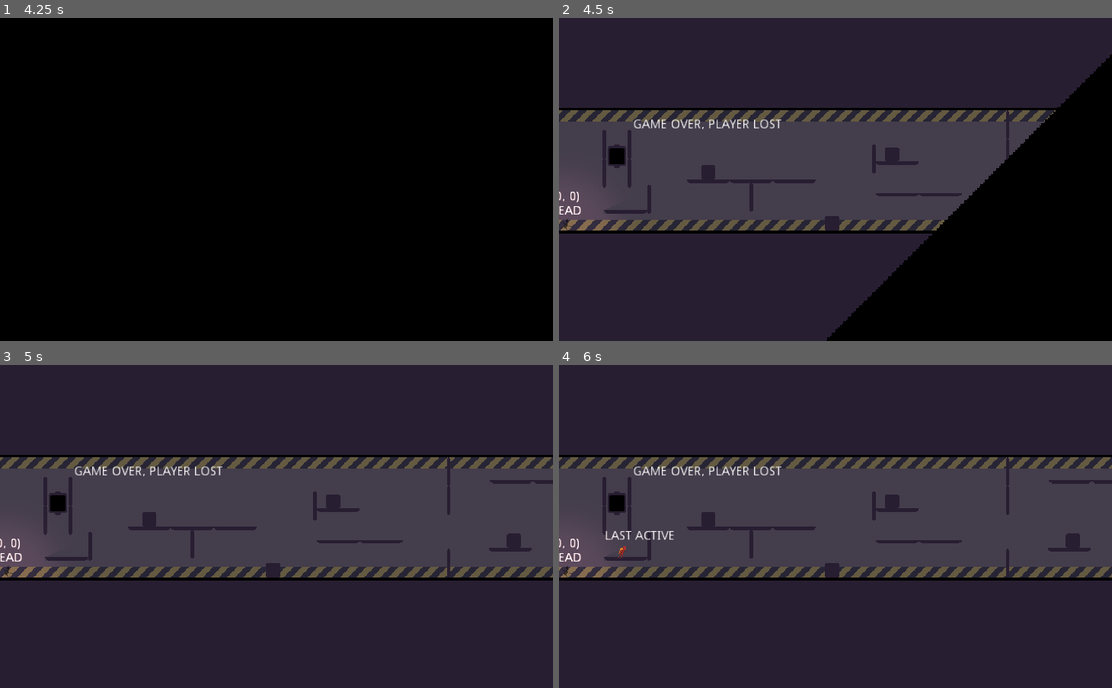
Above: before the commit, frames 1-4 (two rows, left to right).
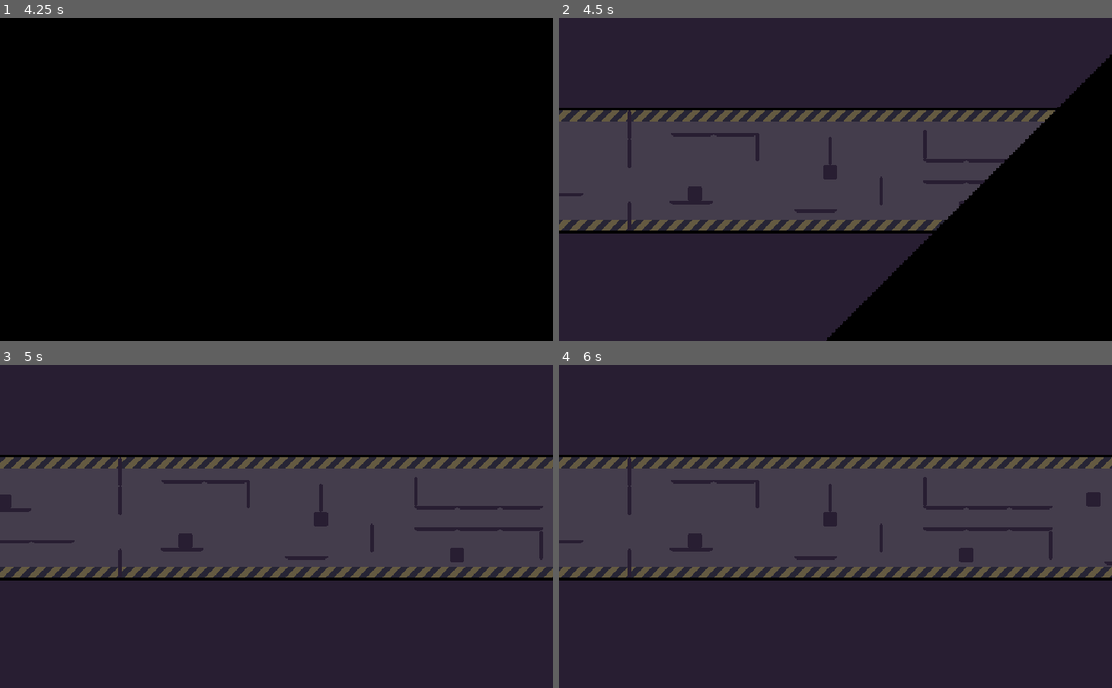
Above: after the commit, the same moments.

Repository: Wes-Ray/Jetpack-Jaywalker
Game: Godot game, scene res://Level.tscn
Two runs of this game, one before a commit and one after it. Both use one fixed random seed, a clock stepped at 60 frames per second and the inputs below.
Inputs (mouse positions are in pixels of both pictures, inside the frame that each line leads up to):
- Up to frame 1 (4.25 s): move the mouse to (398, 163) at 0.52 s; hold D (move_right) 0.53-2.03 s; click (398, 163) at 0.6 s; tap Space (move_jump) at 0.77, 1.52, 3.02, 3.77 s; move the mouse to (165, 195) at 1.27 s; click (165, 195) at 1.35 s; move the mouse to (331, 108) at 2.02 s; hold A (move_left) 2.03-2.78 s; click (331, 108) at 2.1 s; move the mouse to (248, 244) at 2.77 s; hold D (move_right) from 2.78 s (still down); click (248, 244) at 2.85 s; tap Enter at 3.5 s; move the mouse to (442, 227) at 3.52 s; click (442, 227) at 3.6 s
- Up to frame 2 (4.5 s): tap Space (move_jump) at 4.25 s; move the mouse to (669, 131) at 4.27 s; release D (move_right) at 4.28 s; hold A (move_left) from 4.28 s (still down); click (669, 131) at 4.35 s
- Up to frame 3 (5 s): keep holding A (move_left); tap Space (move_jump) at 4.52 s
- Up to frame 4 (6 s): move the mouse to (863, 526) at 5.02 s; release A (move_left) at 5.03 s; hold D (move_right) 5.03-5.78 s; click (863, 526) at 5.1 s; move the mouse to (752, 445) at 5.77 s; hold A (move_left) from 5.78 s (still down); click (752, 445) at 5.85 s

Frame 1 is identical in both runs. In frame 2, 7.7% of the frame differs, in the area x 0-90%, y 28-66%; in frame 3, 9.0%; in frame 4, 10%, in the area x 0-100%, y 28-66%.

Commit message:
added for game over as well

Diff:
--- a/Defense/Defense.gd
+++ b/Defense/Defense.gd
@@ -8,6 +8,8 @@
 onready var wipe_goal: Position2D = $WipeGoal
 onready var unwipe_goal: Position2D = $UnwipeGoal
 onready var current_wiper_goal: Vector2 = $WipeGoal.position
+
+var velocity := Vector2.ZERO
 
 # trap preloads, in a list for random selection
 const preloads := [
@@ -30,16 +32,22 @@
 	camera.current = true
 
 
+func reset_defense_camera() -> void:
+	self.position.x = 550
+
+
 func activate_defense() -> void:
 	unwipe()
 
 	# generate new trap
 	var rand_i = randi() % len(preloads)
 	var new_trap = preloads[rand_i].instance()
-	add_child(new_trap)
+	get_tree().get_current_scene().add_child(new_trap)
 
 #	new_trap.z_index = 3
 	active_trap = new_trap
+
+	reset_defense_camera()
 
 	active = true
 
@@ -49,6 +57,14 @@
 	active = false
 
 
+func strafe_defense_camera() -> void:
+	var strafe_input = Input.get_axis("move_left", "move_right")
+	velocity.x = move_toward(velocity.x, 5 * strafe_input, 0.25)
+
+	self.position.x += velocity.x
+	self.position.x = clamp(position.x, 550, 1150)
+
+
 func _physics_process(_delta: float) -> void:
 	wiper.position = lerp(wiper.position, current_wiper_goal, 0.2)
 
@@ -56,12 +72,16 @@
 		return
 
 	# animate trap on cursor location
-	active_trap.position = get_local_mouse_position()
+#	active_trap.position = get_local_mouse_position()
+	active_trap.position = get_global_mouse_position()
 
 	# place track at cursor location
 	if Input.is_action_just_pressed("def_place_trap"):
 		active = false
 
+	# strafe
+	strafe_defense_camera()
+
 
 	# these two items might go into signals instead of physics_process
 	# if player dies, switch back to offense
--- a/Orchestrator.gd
+++ b/Orchestrator.gd
@@ -50,9 +50,9 @@
 
 
 func is_last_active_replay(replay) -> bool:
-	print("checking last active")
-	print("\t: ", replay)
-	print("\t: ", record_objects[-1])
+#	print("checking last active")
+#	print("\t: ", replay)
+#	print("\t: ", record_objects[-1])
 
 	if replay == record_objects[-1]:
 		return true
@@ -122,6 +122,7 @@
 	game_over = true
 	player.deactivate_player()
 	defense.deactivate_defense()
+	defense.reset_defense_camera()
 	game_over_timer.start(0)
 #	defense.camera.current = true
 #	defense.wiper.visible = false
@@ -130,7 +131,8 @@
 
 func apply_damage(area) -> void:
 
-	if area.is_in_group("player"):
+	if area.is_in_group("player") and \
+		(player.player_state != PlayerStates.REACHED_GOAL) and (player.player_state != PlayerStates.PAUSED):
 		player.kill_player()
 		if game_over == true:
 			return
@@ -217,7 +219,8 @@
 
 
 func _physics_process(_delta: float) -> void:
-	pass
+	if game_over:
+		defense.strafe_defense_camera()
 
 	# DEBUG
 	if Input.is_action_just_released("debug1"):
